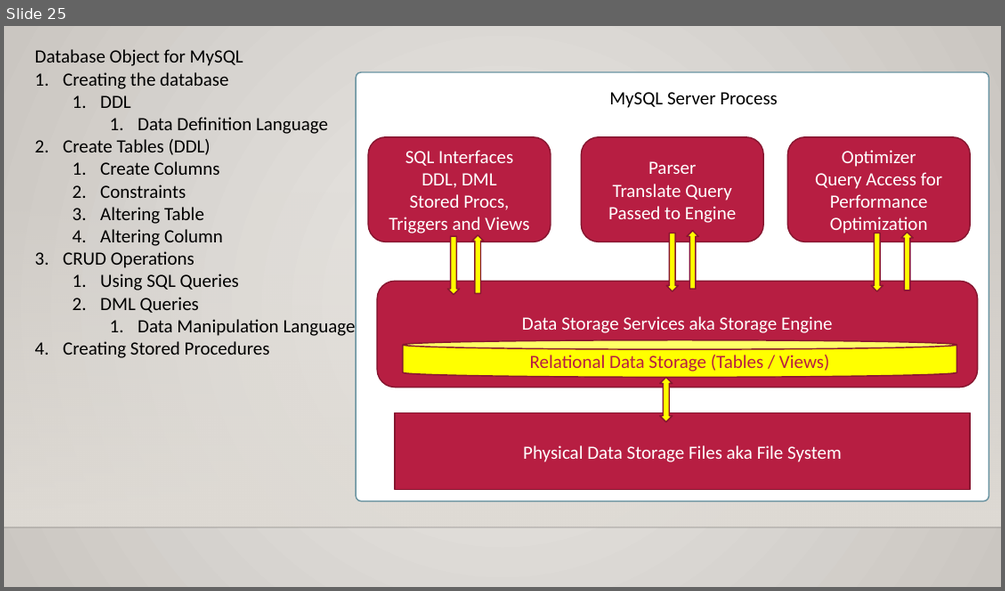
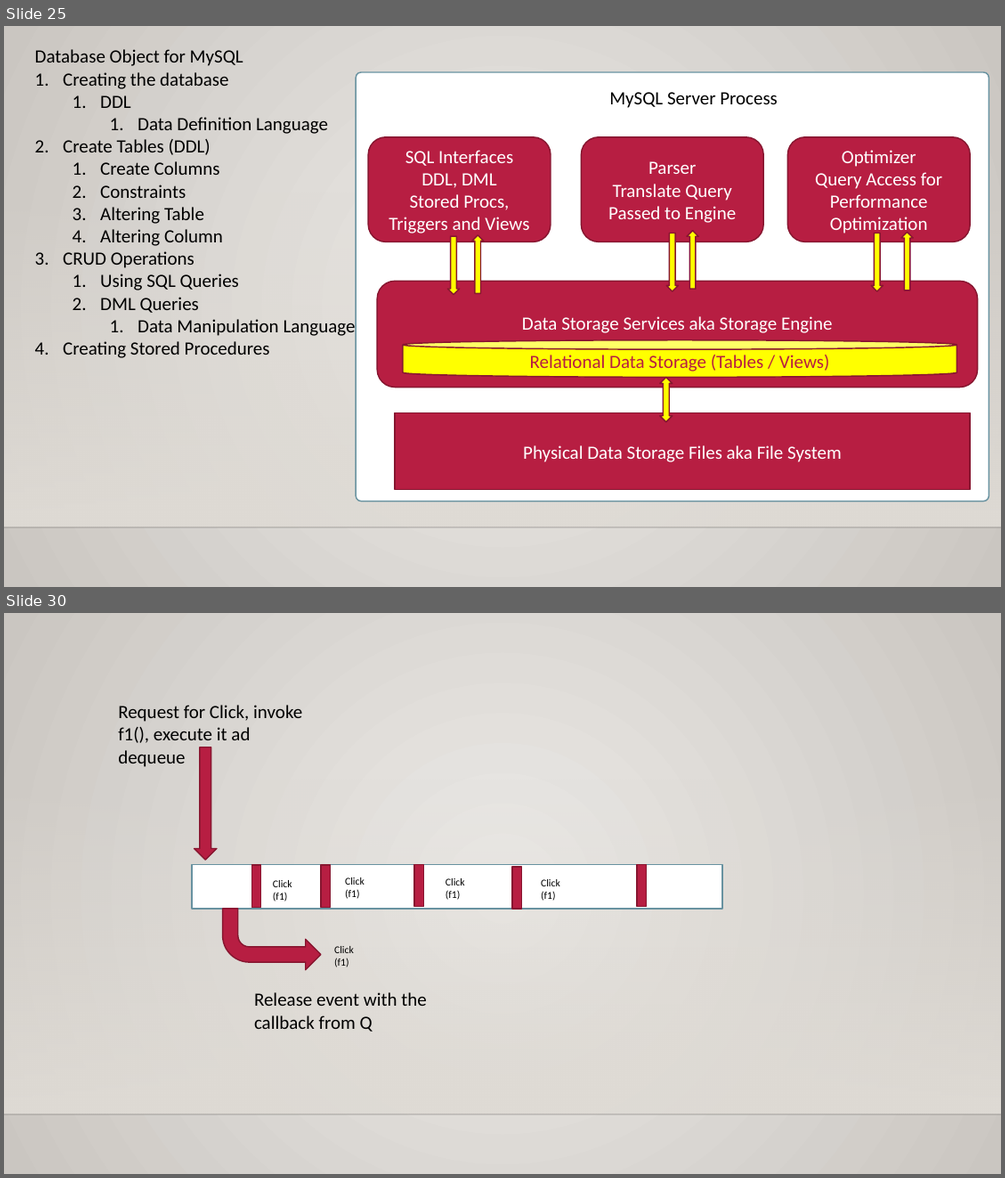
Before and after one commit to maheshsabnis/blazejan2021, a slide deck: Training_Notes_PPTs.pptx. Shown one above the other, each under a label of ours: slide 25 before the commit, slides 25 and 30 after it; the slides between them are not shown. The pictures are 1005x591 and 1005x1178 pixels, drawn with LibreOffice and Linux fonts; fonts in the diff are those of the drawing; background and template pictures are left out. Boxes give left, top, right and bottom in pixels: in the first picture for what was removed or moved away, otherwise in the second. Text is boxed around its words. In the diff, an @@ line names an element or a change of style, - is before the commit and + after.

```diff
--- a/Training_Notes_PPTs.pptx
+++ b/Training_Notes_PPTs.pptx
@@ slide 30 added at (4, 613, 1001, 1174), background gradient #ECEAE7 to #CAC7C1; not listed: 2 template elements that a slide beside it also shows @@
@@ text added at (118, 705, 302, 767), 18 pt, text #000000 @@
+Request for Click, invoke f1(), execute it ad dequeue
@@ down arrow added at (194, 747, 217, 860), fill #B71E42, outline #871631 1.25 pt @@
@@ rectangle added at (192, 864, 722, 908), fill #FFFFFF, outline #6892A0 1.25 pt @@
@@ rectangle added at (251, 865, 260, 907), fill #B71E42, outline #871631 1.25 pt @@
@@ rectangle added at (321, 865, 330, 907), fill #B71E42, outline #871631 1.25 pt @@
@@ text added at (345, 877, 364, 899), 10 pt, text #000000 @@
+Click (f1)
@@ rectangle added at (414, 864, 423, 906), fill #B71E42, outline #871631 1.25 pt @@
@@ text added at (445, 878, 465, 900), 10 pt, text #000000 @@
+Click (f1)
@@ rectangle added at (512, 867, 521, 908), fill #B71E42, outline #871631 1.25 pt @@
@@ text added at (541, 879, 560, 900), 10 pt, text #000000 @@
+Click (f1)
@@ rectangle added at (638, 864, 647, 906), fill #B71E42, outline #871631 1.25 pt @@
@@ text added at (273, 880, 292, 901), 10 pt, text #000000 @@
+Click (f1)
@@ bent arrow added at (222, 908, 320, 970), fill #B71E42, outline #871631 1.25 pt @@
@@ text added at (334, 946, 354, 967), 10 pt, text #000000 @@
+Click (f1)
@@ text added at (254, 992, 426, 1031), 18 pt, text #000000 @@
+Release event with the callback from Q
```
Also in this commit, not shown: 1 slide changed, 6 other slides added, 7 other files.
